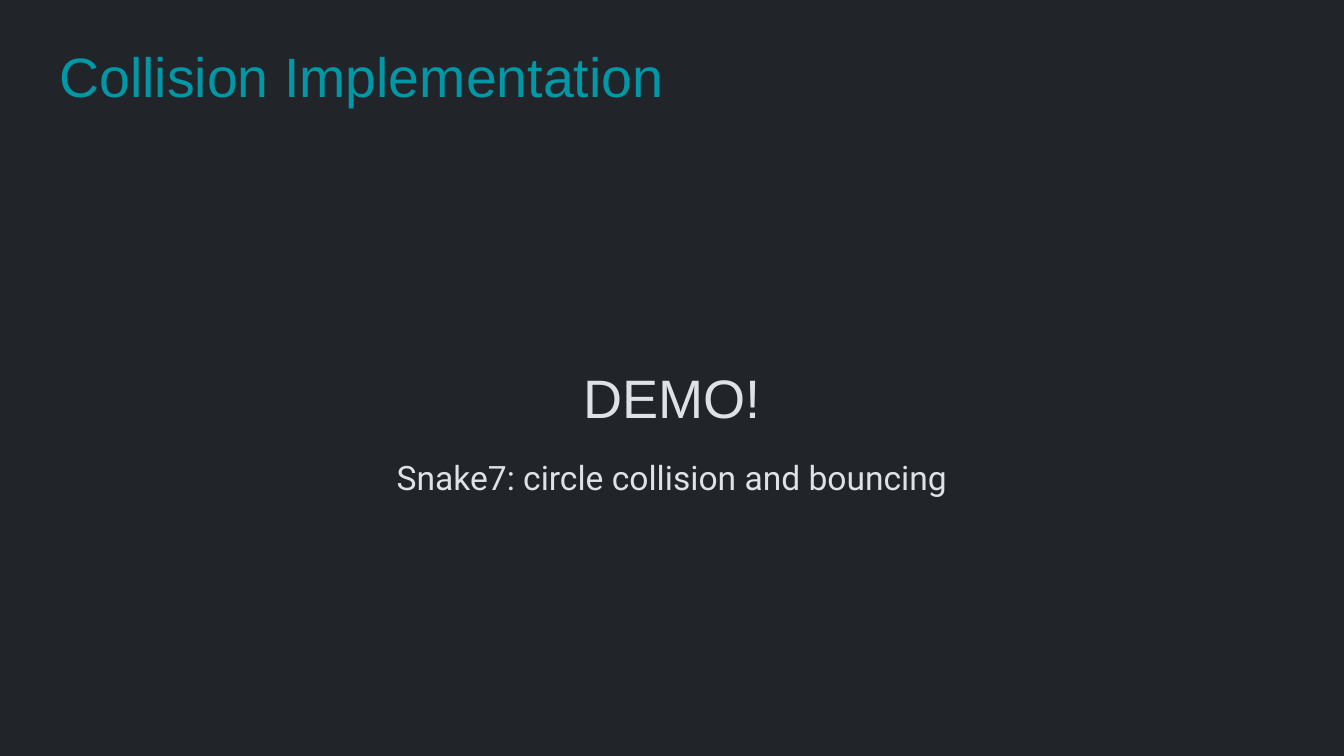
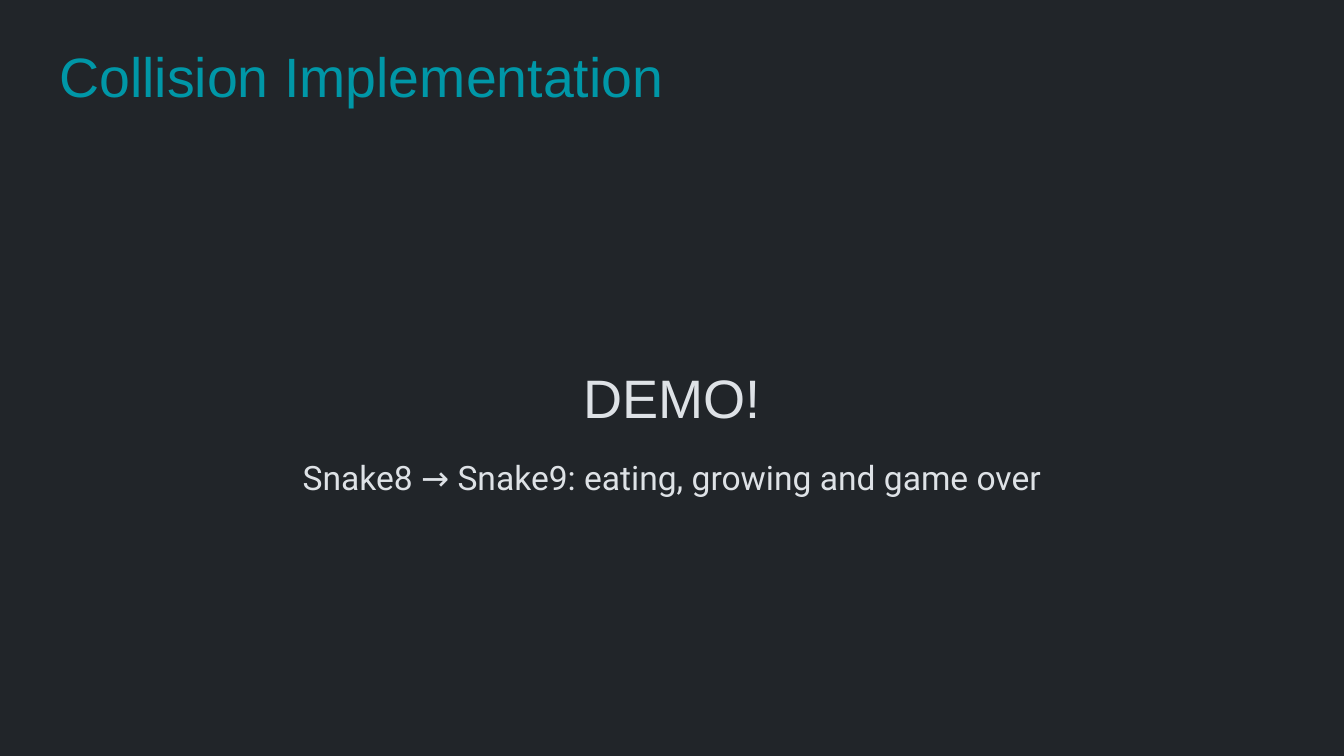
Before and after one commit to Metamate/gar, a slide deck: slide 29 of slides/03 Snake.pptx (slide 33 before the commit). Drawn at 1344x756 pixels with LibreOffice and Linux fonts; fonts in the diff are those of the drawing. Boxes give left, top, right and bottom in pixels: in the first picture for what was removed or moved away, otherwise in the second. Text is boxed around its words. In the diff, an @@ line names an element or a change of style, - is before the commit and + after.

```diff
--- a/slides/03 Snake.pptx
+++ b/slides/03 Snake.pptx
@@ text at box(303, 465, 1041, 497): text changed @@
-Snake7: circle collision and bouncing
+Snake8 → Snake9: eating, growing and game over
```
Also in this commit, not shown: 9 other slides changed, 4 slides added, 11 slides removed, 2 other files.
